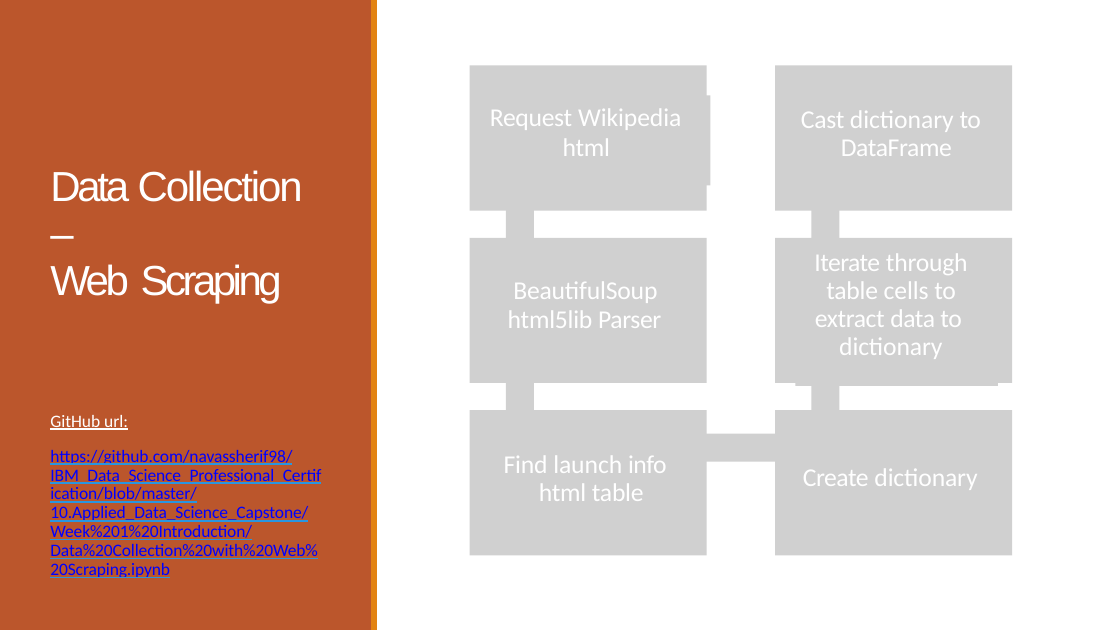
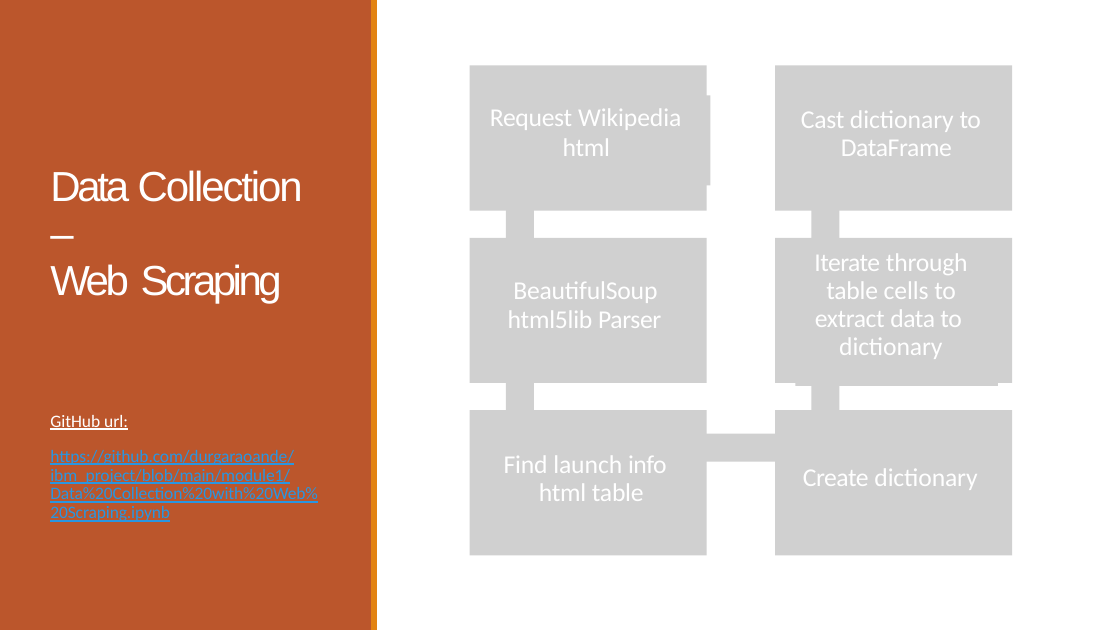
Before and after one commit to durgaraoande/ibm_project, a slide deck: slide 9 of module5/Data Science Journey.pptx. Drawn at 1120x630 pixels with LibreOffice and Linux fonts; fonts in the diff are those of the drawing; grey boxes stand for pictures. Boxes give left, top, right and bottom in pixels: in the first picture for what was removed or moved away, otherwise in the second. Text is boxed around its words. In the diff, an @@ line names an element or a change of style, - is before the commit and + after.

```diff
--- a/module5/Data Science Journey.pptx
+++ b/module5/Data Science Journey.pptx
@@ text at bbox=[50, 450, 318, 522]: text changed; text colour #0000FF to #2996E1 @@
-https://github.com/navassherif98/IBM_Data_Science_Professional_Certification/blob/master/10.Applied_Data_Science_Capstone/Week%201%20Introduction/Data%20Collection%20with%20Web%20Scraping.ipynb
+https://github.com/durgaraoande/ibm_project/blob/main/module1/Data%20Collection%20with%20Web%20Scraping.ipynb
```
Also in this commit, not shown: 9 other slides changed.
